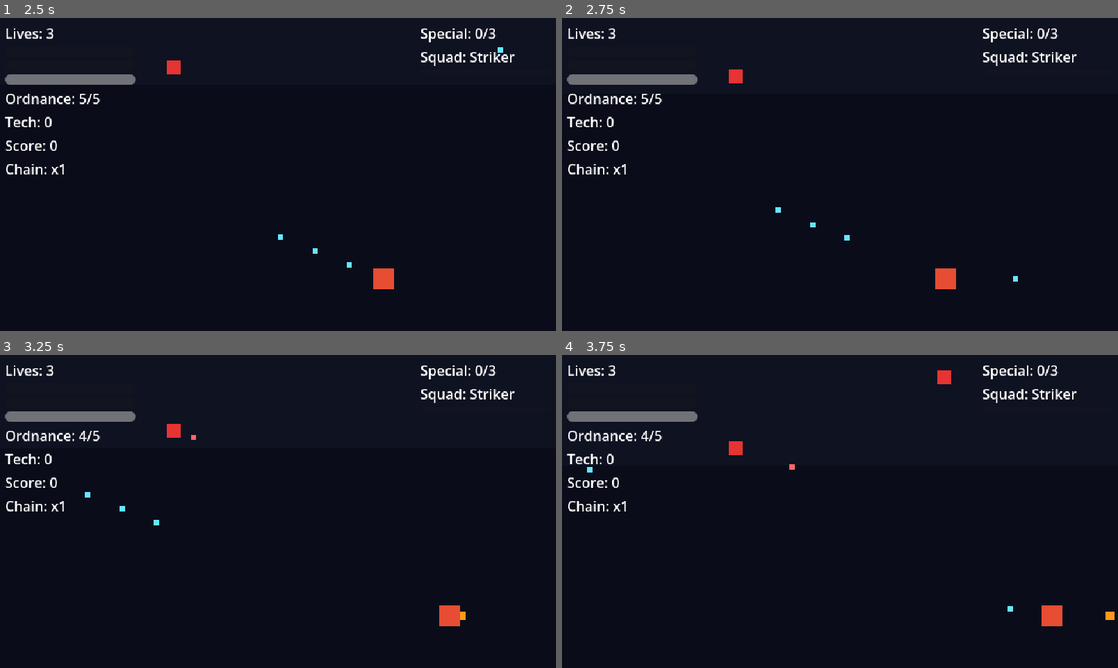
Above: before the commit, frames 1-4 (two rows, left to right).
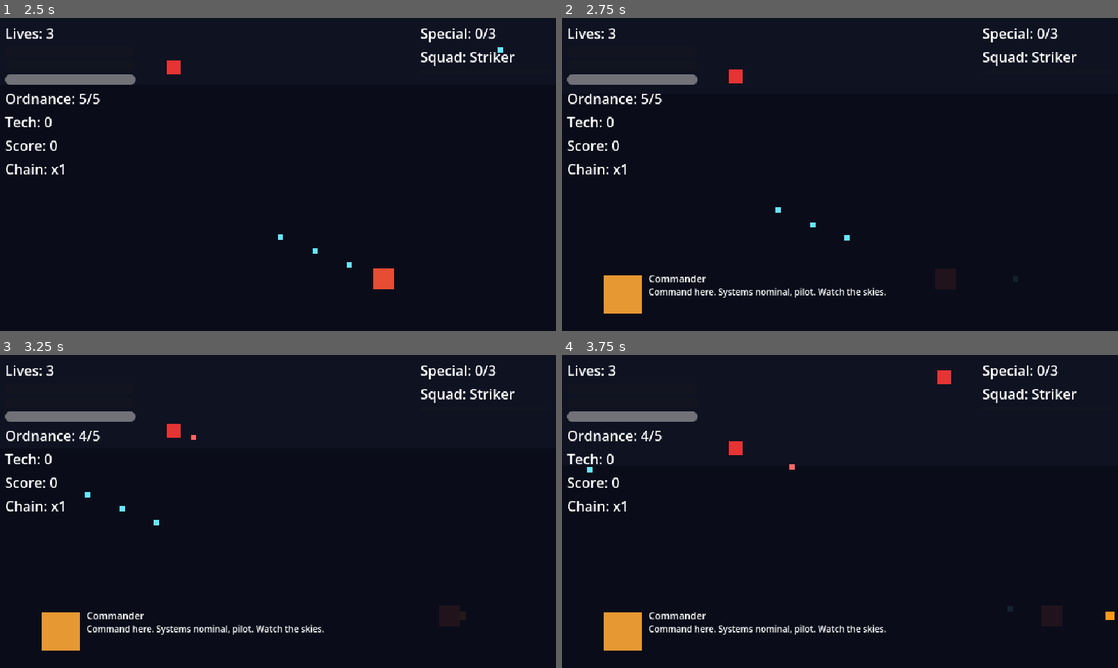
Above: after the commit, the same moments.

Repository: Funfetsunk/terra-intercept
Game: Godot game, scene res://scenes/menus/ship_select.tscn
Two runs of this game, one before a commit and one after it. Both use one fixed random seed, a clock stepped at 60 frames per second and the inputs below.
Inputs (mouse positions are in pixels of both pictures, inside the frame that each line leads up to):
- Up to frame 1 (2.5 s): click (116, 199) at 0.5 s; tap Enter (ui_accept) at 1.25, 1.52 s; move the mouse to (400, 158) at 1.27 s; hold D (p1_move_right) 1.28-2 s; click (400, 158) at 1.35 s; drag from (166, 190) to (383, 277) at 2.02 s
- Up to frame 2 (2.75 s): no input
- Up to frame 3 (3.25 s): move the mouse to (333, 442) at 2.77 s; hold D (p1_move_right) from 2.78 s (still down); hold Space (p1_ordnance) from 2.78 s (still down)
- Up to frame 4 (3.75 s): release D (p1_move_right) at 3.5 s; release Space (p1_ordnance) at 3.5 s; drag from (812, 574) to (734, 439) at 3.52 s

Frame 1 is identical in both runs. In frame 2, 1.7% of the frame differs, in the area x 7-82%, y 80-95%; in frame 3, 1.8%, in the area x 7-84%, y 80-95%; in frame 4, 1.7%.

Commit message:
Play dialogue immediately on trigger, shrink the box
Dropped the "wait for no threats on screen" gate -- dialogue now
plays exactly at its timeline trigger_time regardless of what's
happening in the fight. Removed BulletManager.is_screen_clear() along
with it since nothing else used it.

Shrunk the box (narrower panel, smaller portrait, smaller fonts) so
it's less intrusive during action -- positioning/sizing will likely
change again once this gets real art.

Co-Authored-By: Claude Sonnet 5 <noreply@anthropic.com>
Claude-Session: https://claude.ai/code/session_01Nh3aPMJzmkSArqwMqRdZHh

Diff:
--- a/scenes/hud/dialogue_box.tscn
+++ b/scenes/hud/dialogue_box.tscn
@@ -6,35 +6,36 @@
 script = ExtResource("1_plqrs")
 
 [node name="Panel" type="ColorRect" parent="." unique_id=101237651]
-offset_top = 260.0
-offset_right = 640.0
-offset_bottom = 350.0
+offset_left = 40.0
+offset_top = 288.0
+offset_right = 600.0
+offset_bottom = 344.0
 mouse_filter = 2
 color = Color(0.04, 0.05, 0.1, 0.9)
 
 [node name="Portrait" type="ColorRect" parent="Panel" unique_id=1180777483]
 layout_mode = 0
-offset_left = 12.0
-offset_top = 12.0
-offset_right = 68.0
-offset_bottom = 68.0
+offset_left = 8.0
+offset_top = 8.0
+offset_right = 52.0
+offset_bottom = 52.0
 mouse_filter = 2
 
 [node name="SpeakerLabel" type="Label" parent="Panel" unique_id=1111111014]
 layout_mode = 0
-offset_left = 80.0
-offset_top = 10.0
-offset_right = 620.0
-offset_bottom = 28.0
-theme_override_font_sizes/font_size = 13
+offset_left = 60.0
+offset_top = 4.0
+offset_right = 552.0
+offset_bottom = 18.0
+theme_override_font_sizes/font_size = 11
 text = "Speaker"
 
 [node name="TextLabel" type="Label" parent="Panel" unique_id=1495621868]
 layout_mode = 0
-offset_left = 80.0
-offset_top = 30.0
-offset_right = 620.0
-offset_bottom = 82.0
-theme_override_font_sizes/font_size = 12
+offset_left = 60.0
+offset_top = 20.0
+offset_right = 552.0
+offset_bottom = 52.0
+theme_override_font_sizes/font_size = 10
 text = "Dialogue text"
 autowrap_mode = 3
--- a/scripts/systems/bullet_manager.gd
+++ b/scripts/systems/bullet_manager.gd
@@ -222,6 +222,3 @@
 
 func get_active_bullet_count() -> int:
 	return _player_pool.active_count + _enemy_pool.active_count
-
-func is_screen_clear() -> bool:
-	return _registered_enemies.is_empty() and _enemy_pool.active_count == 0
--- a/scripts/systems/dialogue_controller.gd
+++ b/scripts/systems/dialogue_controller.gd
@@ -10,11 +10,9 @@
 var _active_entry: DialogueEntry = null
 var _active_timer: float = 0.0
 
-var _bullets: Node = null
 var _dialogue_box: Node = null
 
 func _ready() -> void:
-	_bullets = get_node("/root/BulletManager")
 	_dialogue_box = get_node(dialogue_box_path)
 	_entries = mission.dialogue_events.duplicate()
 	_entries.sort_custom(func(a: DialogueEntry, b: DialogueEntry) -> bool: return a.trigger_time < b.trigger_time)
@@ -29,7 +27,7 @@
 		if _active_timer <= 0.0:
 			_dialogue_box.hide_dialogue()
 			_active_entry = null
-	elif not _queue.is_empty() and _bullets.is_screen_clear():
+	elif not _queue.is_empty():
 		_active_entry = _queue.pop_front()
 		_active_timer = _active_entry.duration
 		_dialogue_box.show_dialogue(_active_entry)
